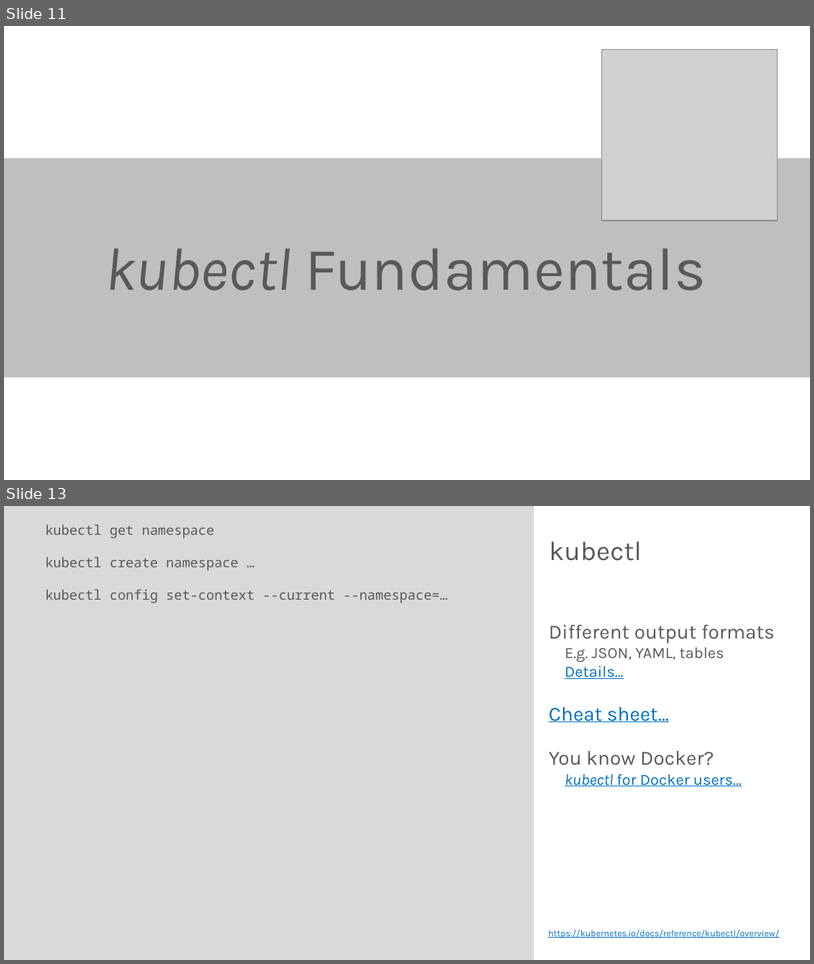
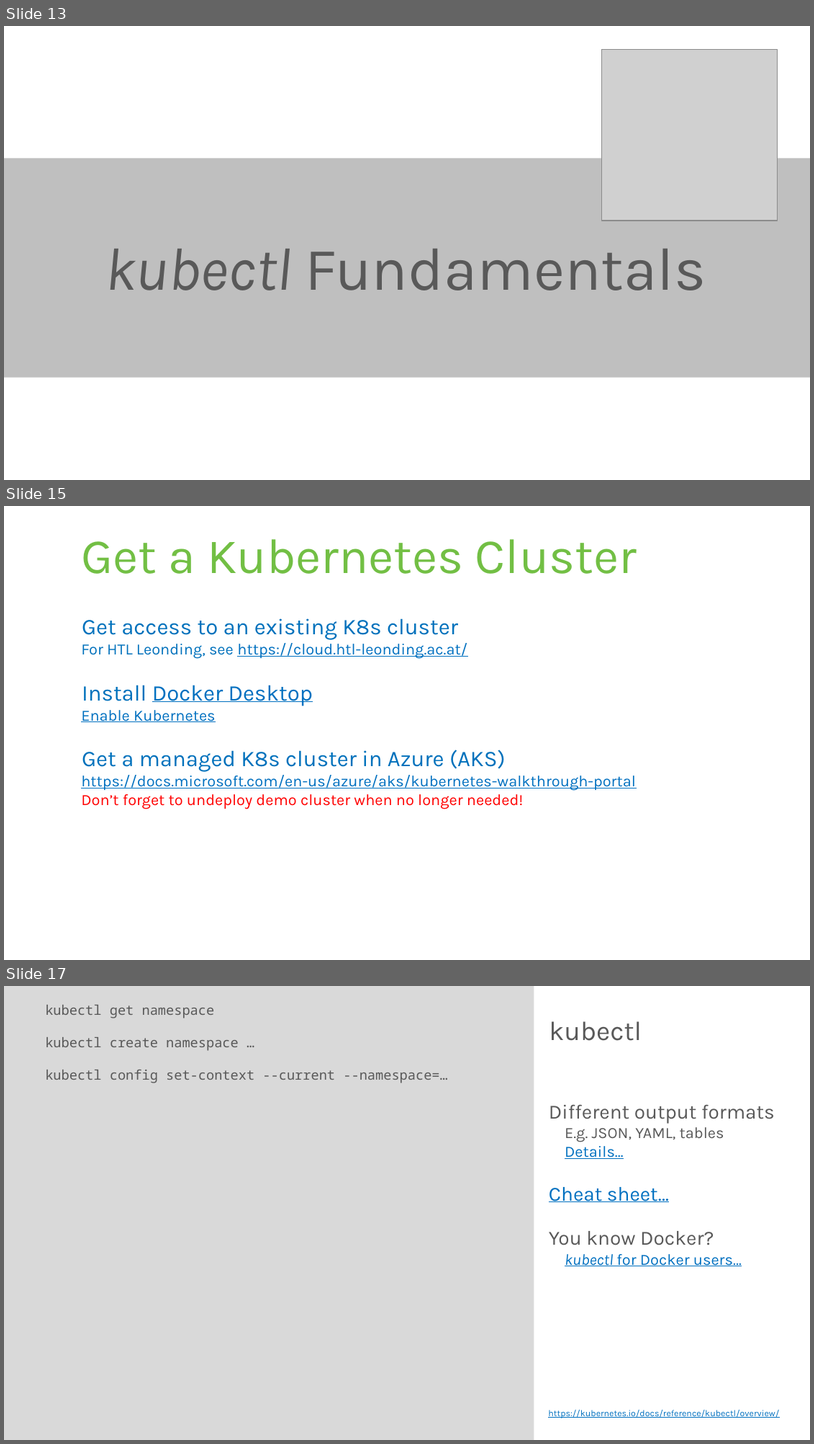
Before and after one commit to rstropek/DockerVS2015Intro, a slide deck: slides/Kubernetes-Workshop.pptx. Shown one above the other, each under a label of ours: slides 11 and 13 before the commit, slides 13, 15 and 17 after it; the slides between them are not shown. The pictures are 814x964 and 814x1444 pixels, drawn with LibreOffice and Linux fonts; fonts in the diff are those of the drawing; grey boxes stand for pictures. Boxes give left, top, right and bottom in pixels: in the first picture for what was removed or moved away, otherwise in the second. Text is boxed around its words. In the diff, an @@ line names an element or a change of style, - is before the commit and + after.

```diff
--- a/slides/Kubernetes-Workshop.pptx
+++ b/slides/Kubernetes-Workshop.pptx
@@ slide 15 added at [4, 506, 810, 960], background #FFFFFF @@
@@ title added at [81, 539, 637, 574], 44 pt, text #72BF44 @@
+Get a Kubernetes Cluster
@@ text added at [81, 618, 636, 809], 14 pt, text #0070C0 @@
+Get access to an existing K8s cluster
+  For HTL Leonding, see https://cloud.htl-leonding.ac.at/
+Install Docker Desktop
+  Enable Kubernetes
+Get a managed K8s cluster in Azure (AKS)
+  https://docs.microsoft.com/en-us/azure/aks/kubernetes-walkthrough-portal
+  Don’t forget to undeploy demo cluster when no longer needed!
@@ what was slide 11 is now slide 13 @@
@@ what was slide 13 is now slide 17 @@
```
Also in this commit, not shown: 6 slides changed, 5 other slides added, 1 other file.
